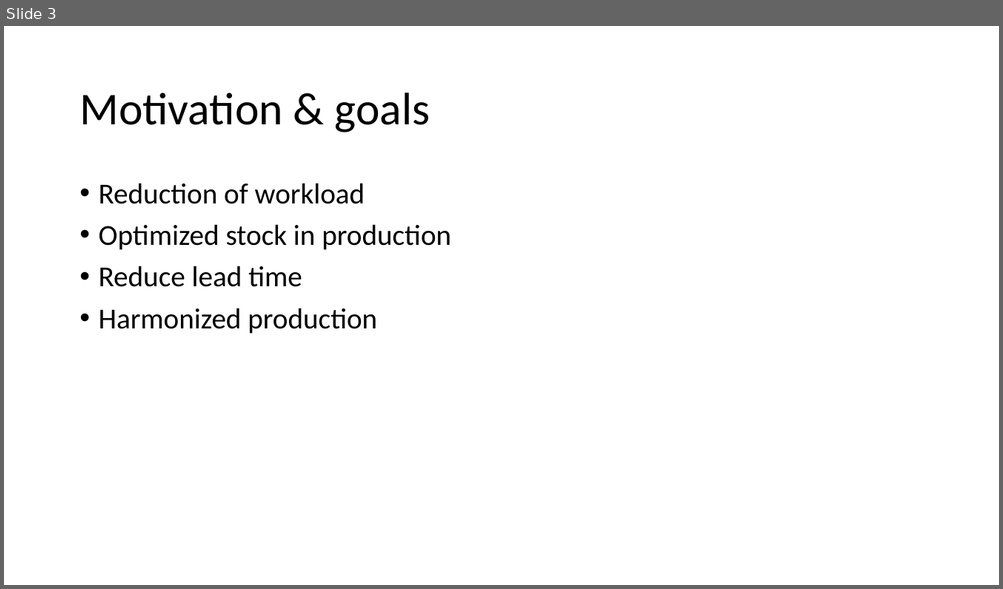
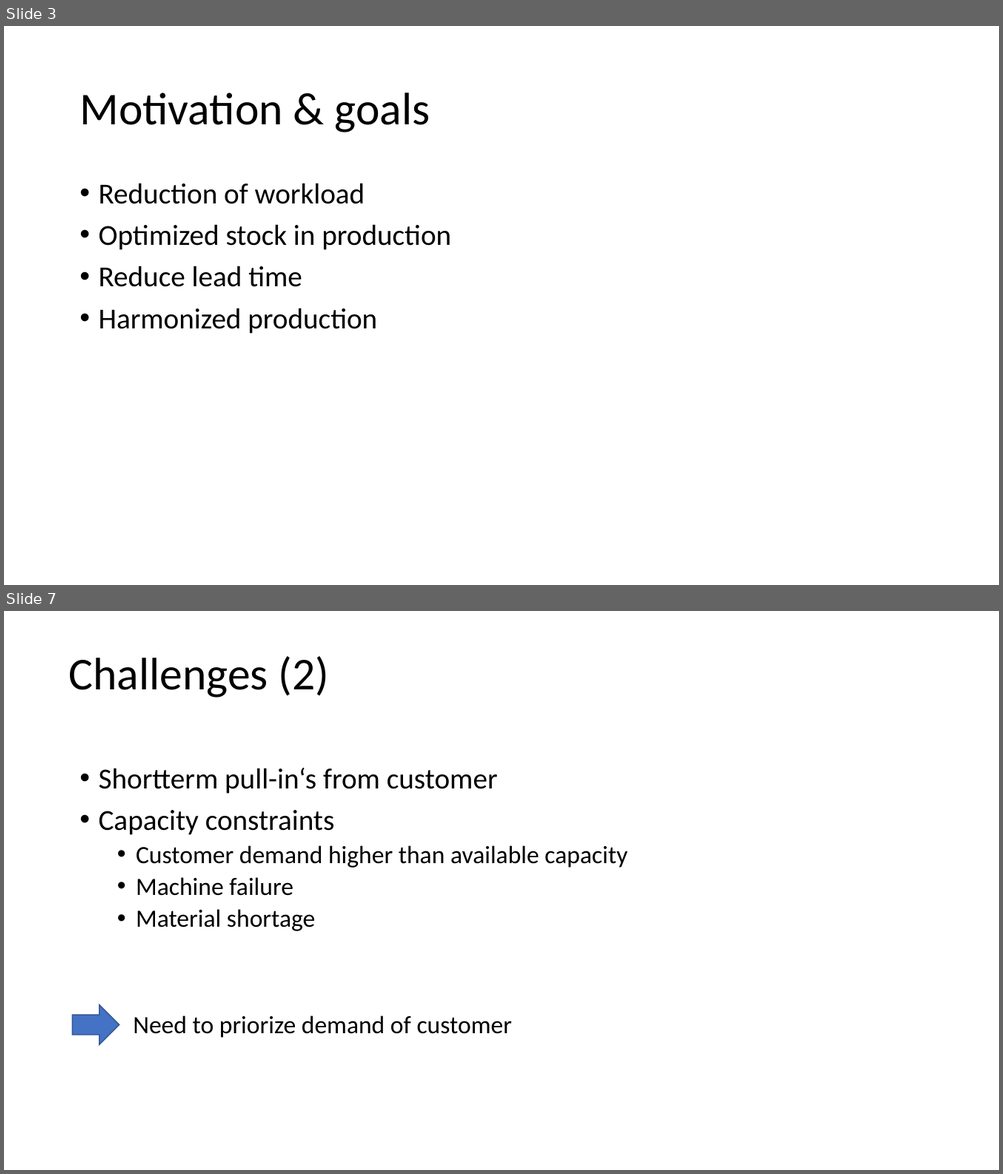
Before and after one commit to AndreasNeuhierl/InnoMgmt, a slide deck: desandere.pptx. Shown one above the other, each under a label of ours: slide 3 before the commit, slides 3 and 7 after it; the slides between them are not shown. The pictures are 1003x589 and 1003x1174 pixels, drawn with LibreOffice and Linux fonts; fonts in the diff are those of the drawing. Boxes give left, top, right and bottom in pixels: in the first picture for what was removed or moved away, otherwise in the second. Text is boxed around its words. In the diff, an @@ line names an element or a change of style, - is before the commit and + after.

```diff
--- a/desandere.pptx
+++ b/desandere.pptx
@@ slide 7 added at (4, 611, 999, 1170), background #FFFFFF @@
@@ text added at (69, 656, 330, 698), 44 pt, text #000000 @@
+Challenges (2)
@@ text added at (99, 768, 627, 931), 24 pt, text #000000 @@
+• Shortterm pull-in‘s from customer
+• Capacity constraints
+  • Customer demand higher than available capacity
+  • Machine failure
+  • Material shortage
@@ right arrow added at (73, 1005, 119, 1045), fill #4472C4, outline #325491 1 pt @@
@@ text added at (133, 1016, 512, 1038), 24 pt, text #000000 @@
+Need to priorize demand of customer
```
Also in this commit, not shown: 1 slide changed, 7 other slides added.
